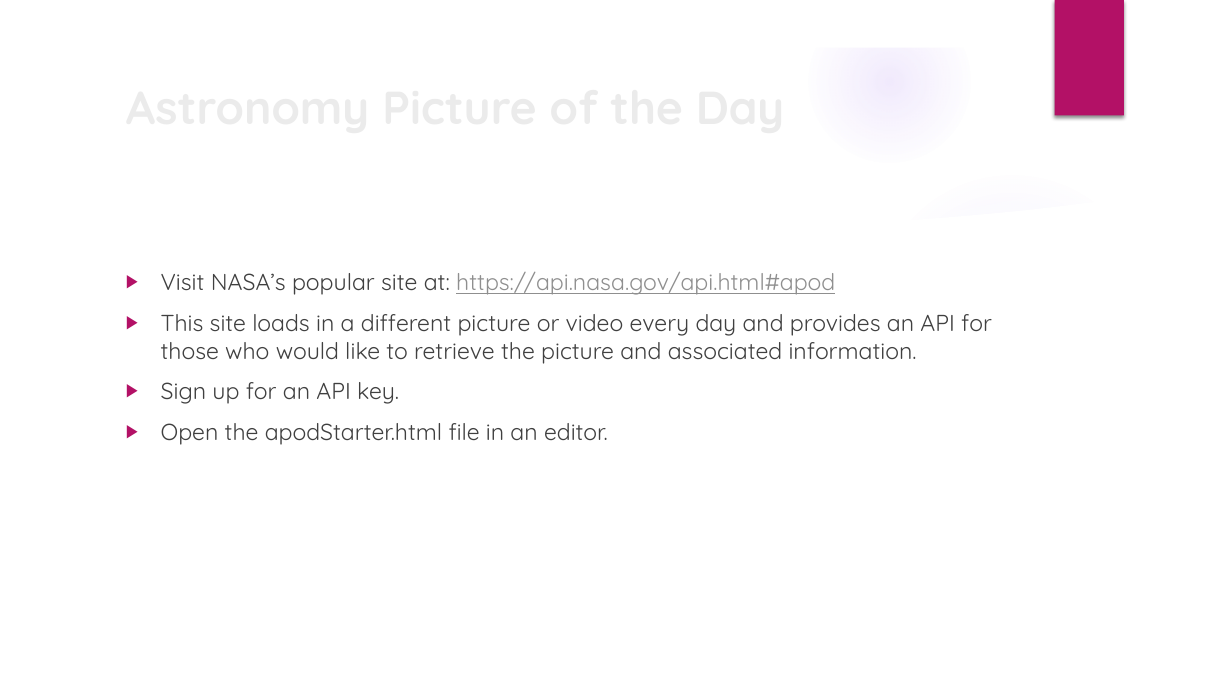
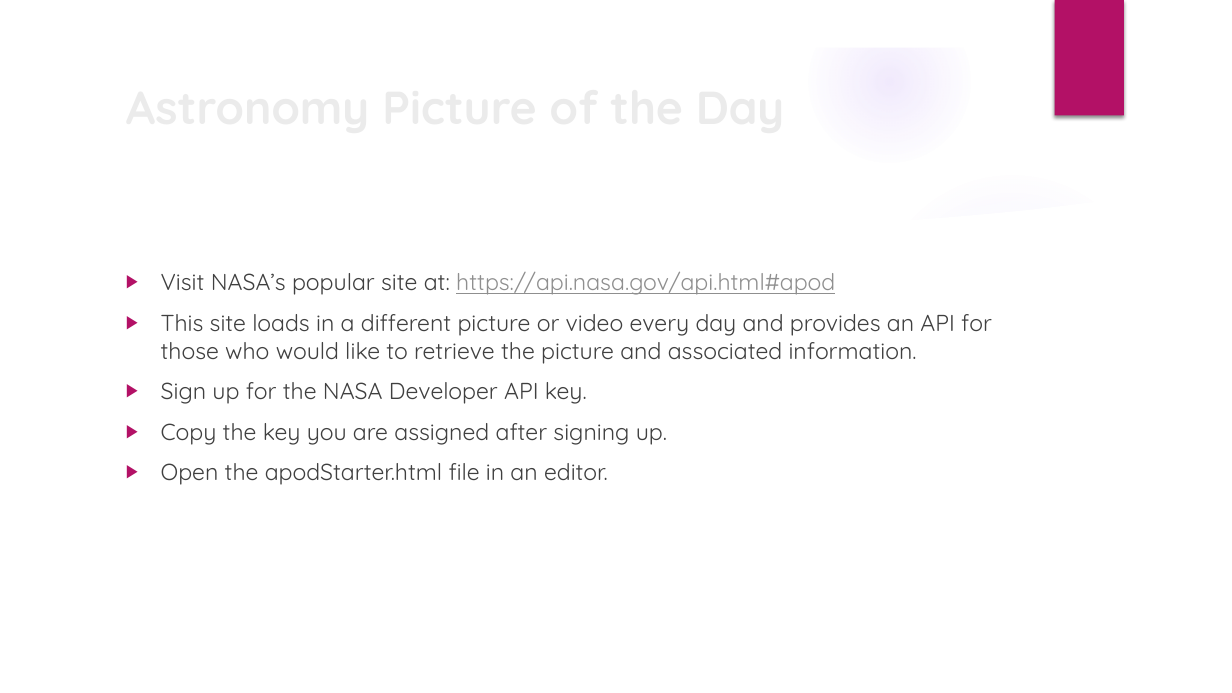
Before and after one commit to LauraBiss/apis_materials, a slide deck: slide 11 of Intro to APIs.pptx (slide 10 before the commit). Drawn at 1232x693 pixels with LibreOffice and Linux fonts; fonts in the diff are those of the drawing; background and template pictures are left out. Boxes give left, top, right and bottom in pixels: in the first picture for what was removed or moved away, otherwise in the second. Text is boxed around its words. In the diff, an @@ line names an element or a change of style, - is before the commit and + after.

```diff
--- a/Intro to APIs.pptx
+++ b/Intro to APIs.pptx
@@ text at bbox=[161, 382, 667, 445]: text changed @@
-▶ Sign up for an API key.
+▶ Sign up for the NASA Developer API key.
+▶ Copy the key you are assigned after signing up.
```
Also in this commit, not shown: 3 other slides changed, 2 slides added, 3 other files.
